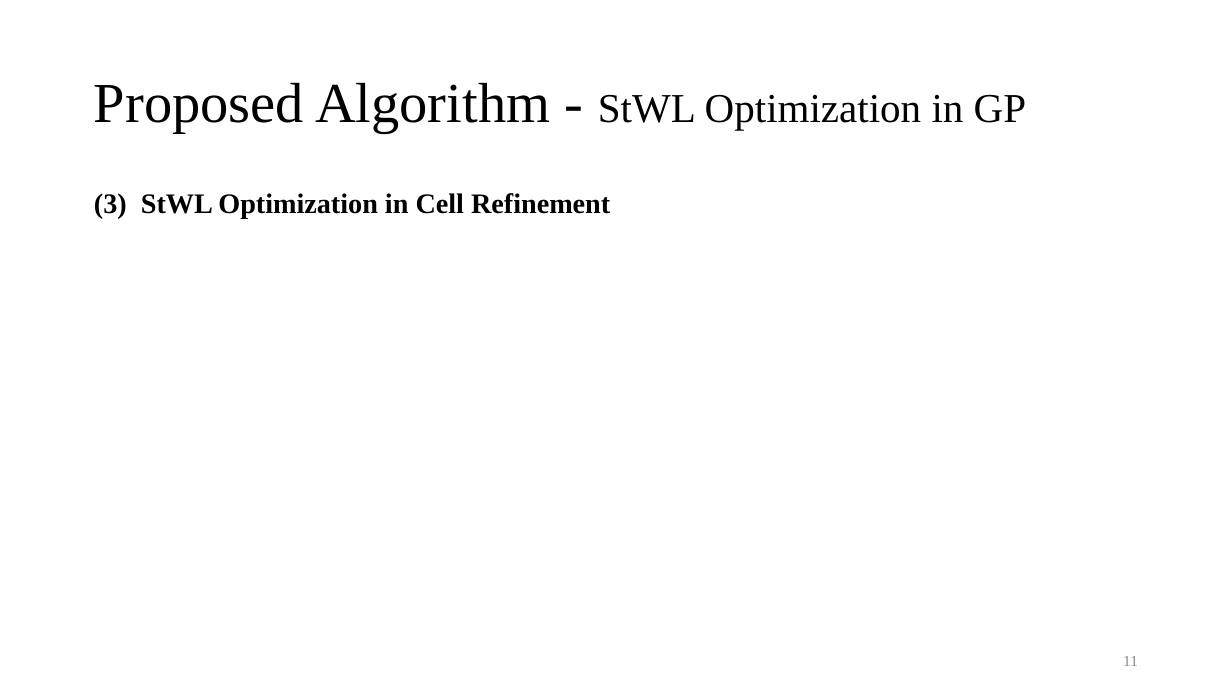
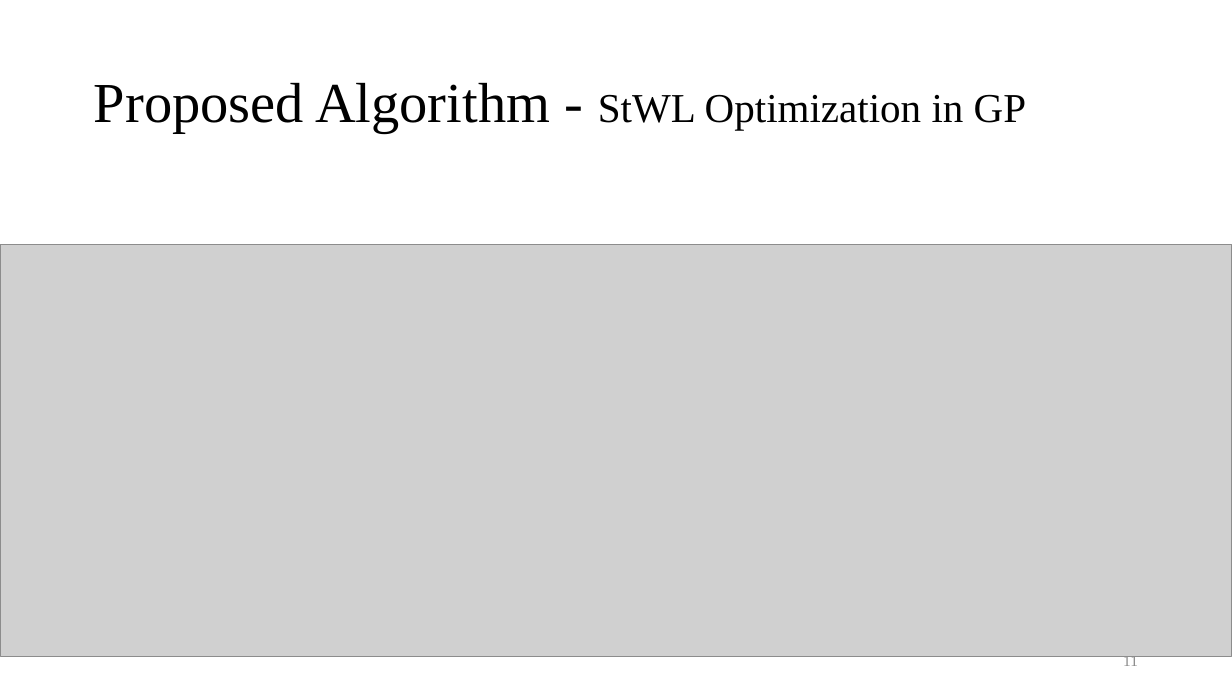
Before and after one commit to Pacific-Feng-Studuies/Studied-Papers, a slide deck: slide 12 of GM/Placement/An Analytical Placement Algorithm with Routing topology Optimization/An Analytical Placement Algorithm with Routing topology Optimization.pptx. Drawn at 1232x693 pixels with LibreOffice and Linux fonts; fonts in the diff are those of the drawing; grey boxes stand for pictures. Boxes give left, top, right and bottom in pixels: in the first picture for what was removed or moved away, otherwise in the second. Text is boxed around its words. In the diff, an @@ line names an element or a change of style, - is before the commit and + after.

```diff
--- a/GM/Placement/An Analytical Placement Algorithm with Routing topology Optimization/An Analytical Placement Algorithm with Routing topology Optimization.pptx
+++ b/GM/Placement/An Analytical Placement Algorithm with Routing topology Optimization/An Analytical Placement Algorithm with Routing topology Optimization.pptx
@@ text removed at bbox=[94, 193, 610, 218] @@
-(3) StWL Optimization in Cell Refinement
@@ picture added at bbox=[0, 244, 1232, 656] @@
```
